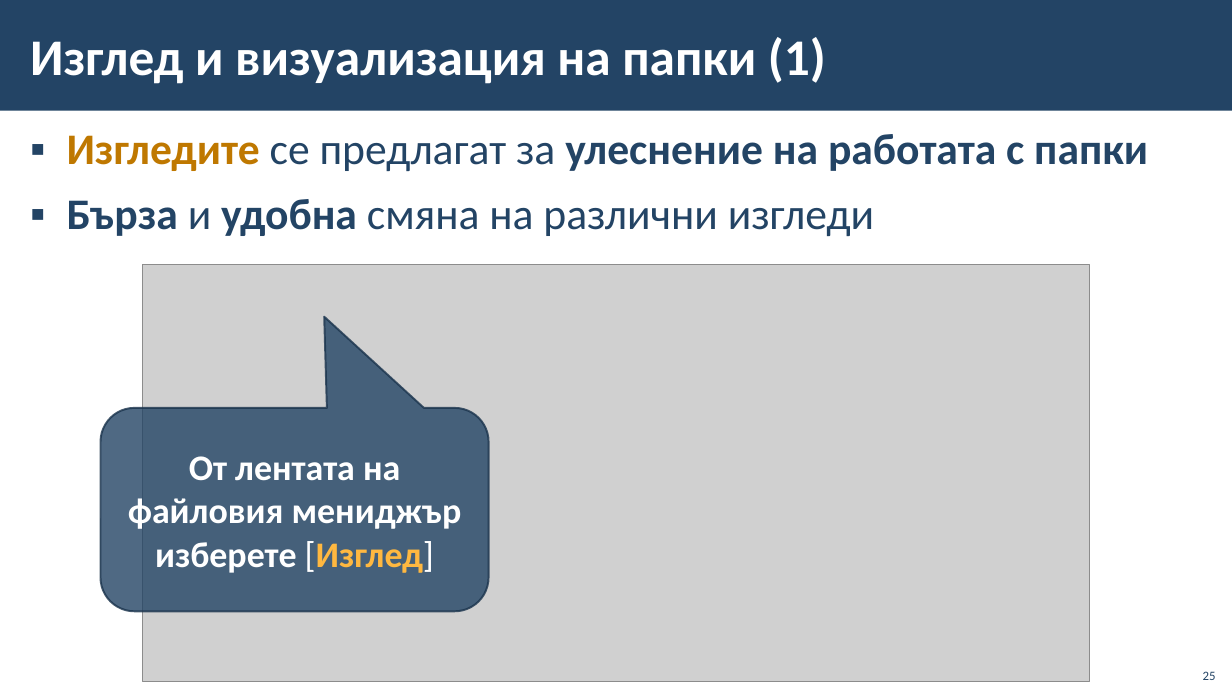
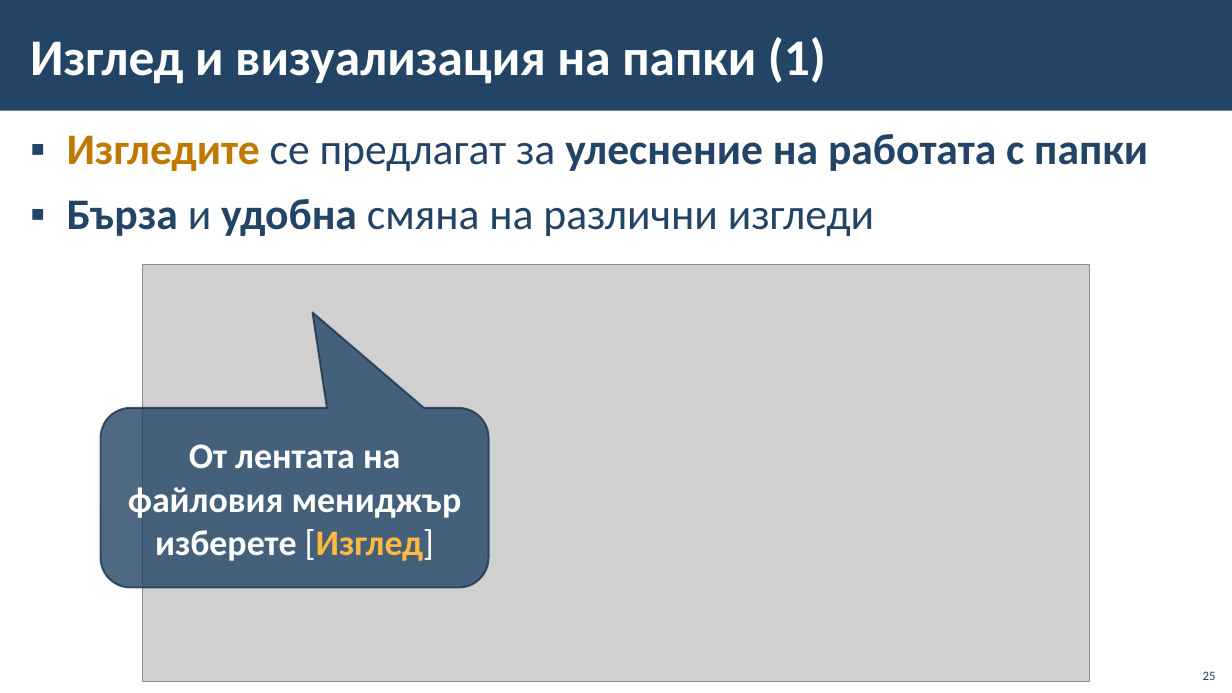
Before and after one commit to BG-IT-Edu/School-Programming, a slide deck: slide 25 of Courses/Computer-Modeling-and-IT/Computer-Modeling-and-IT-5-Class/04-File-System/04-File-System.pptx. Drawn at 1232x693 pixels with LibreOffice and Linux fonts; fonts in the diff are those of the drawing; grey boxes stand for pictures; background and template pictures are left out. Boxes give left, top, right and bottom in pixels: in the first picture for what was removed or moved away, otherwise in the second. Text is boxed around its words. In the diff, an @@ line names an element or a change of style, - is before the commit and + after.

```diff
--- a/Courses/Computer-Modeling-and-IT/Computer-Modeling-and-IT-5-Class/04-File-System/04-File-System.pptx
+++ b/Courses/Computer-Modeling-and-IT/Computer-Modeling-and-IT-5-Class/04-File-System/04-File-System.pptx
@@ rounded speech box "От лентата на файловия мениджър ...": place and size @@
-rounded speech box "От лентата на файловия мениджър ..." at box(101, 408, 489, 611)
+rounded speech box "От лентата на файловия мениджър ..." at box(101, 408, 489, 587)
@@ rounded speech box "От лентата на файловия мениджър ..." at box(101, 408, 489, 587): proportions changed @@
```
Also in this commit, not shown: 17 other slides changed, 13 other files.
